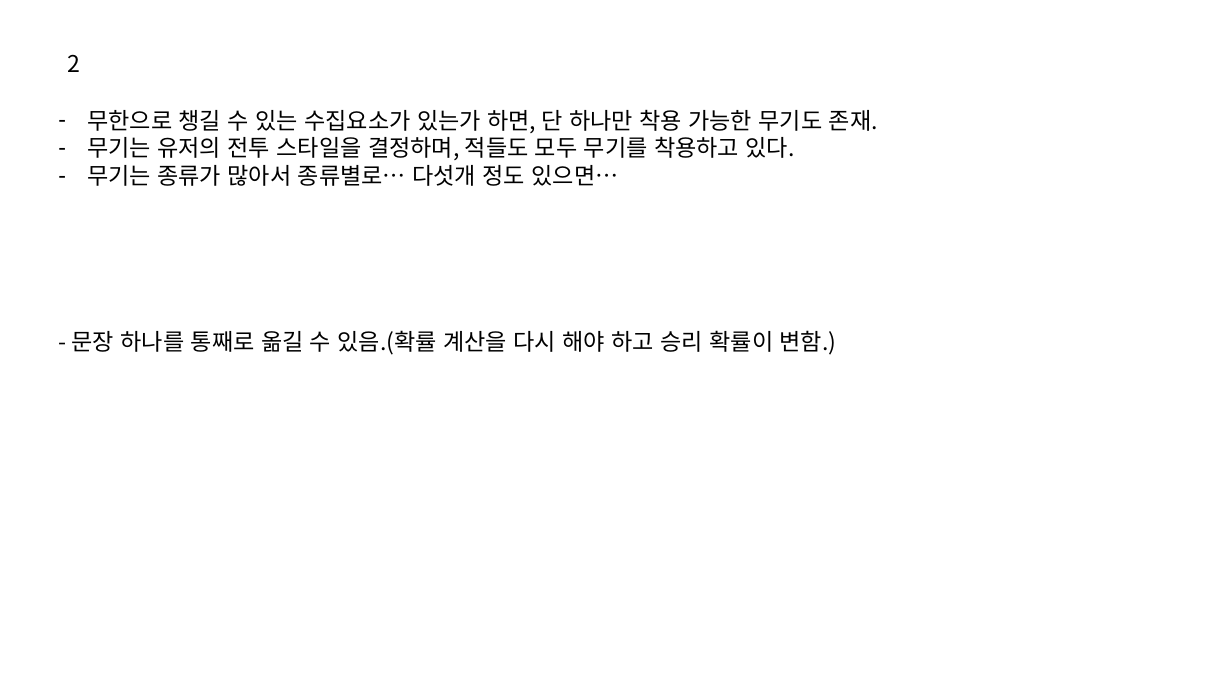
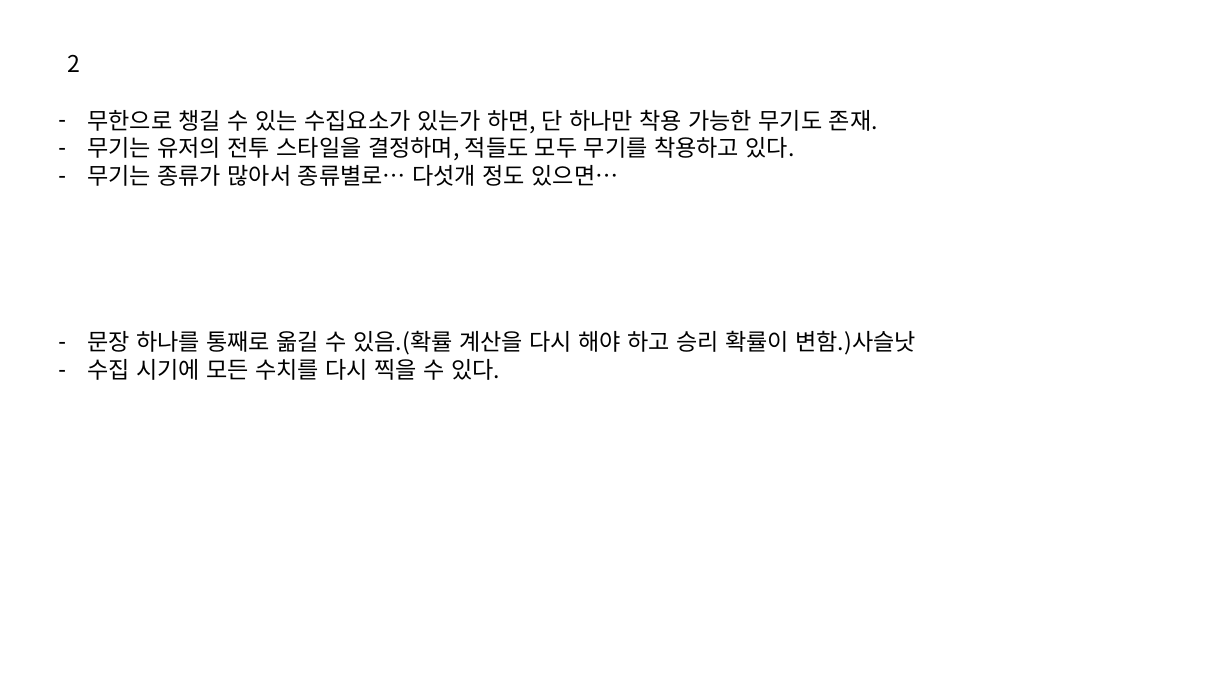
Before and after one commit to IdfKLeh/capstone, a slide deck: slide 3 of 수집요소.pptx (slide 2 before the commit). Drawn at 1232x693 pixels with LibreOffice and Linux fonts; fonts in the diff are those of the drawing. Boxes give left, top, right and bottom in pixels: in the first picture for what was removed or moved away, otherwise in the second. Text is boxed around its words. In the diff, an @@ line names an element or a change of style, - is before the commit and + after.

```diff
--- a/수집요소.pptx
+++ b/수집요소.pptx
@@ text at [87,330,916,380]: text changed @@
-- 문장 하나를 통째로 옮길 수 있음.(확률 계산을 다시 해야 하고 승리 확률이 변함.)
+– 문장 하나를 통째로 옮길 수 있음.(확률 계산을 다시 해야 하고 승리 확률이 변함.)사슬낫
+– 수집 시기에 모든 수치를 다시 찍을 수 있다.
```
Also in this commit, not shown: 1 other slide changed, 1 slide added, 5 other files.
